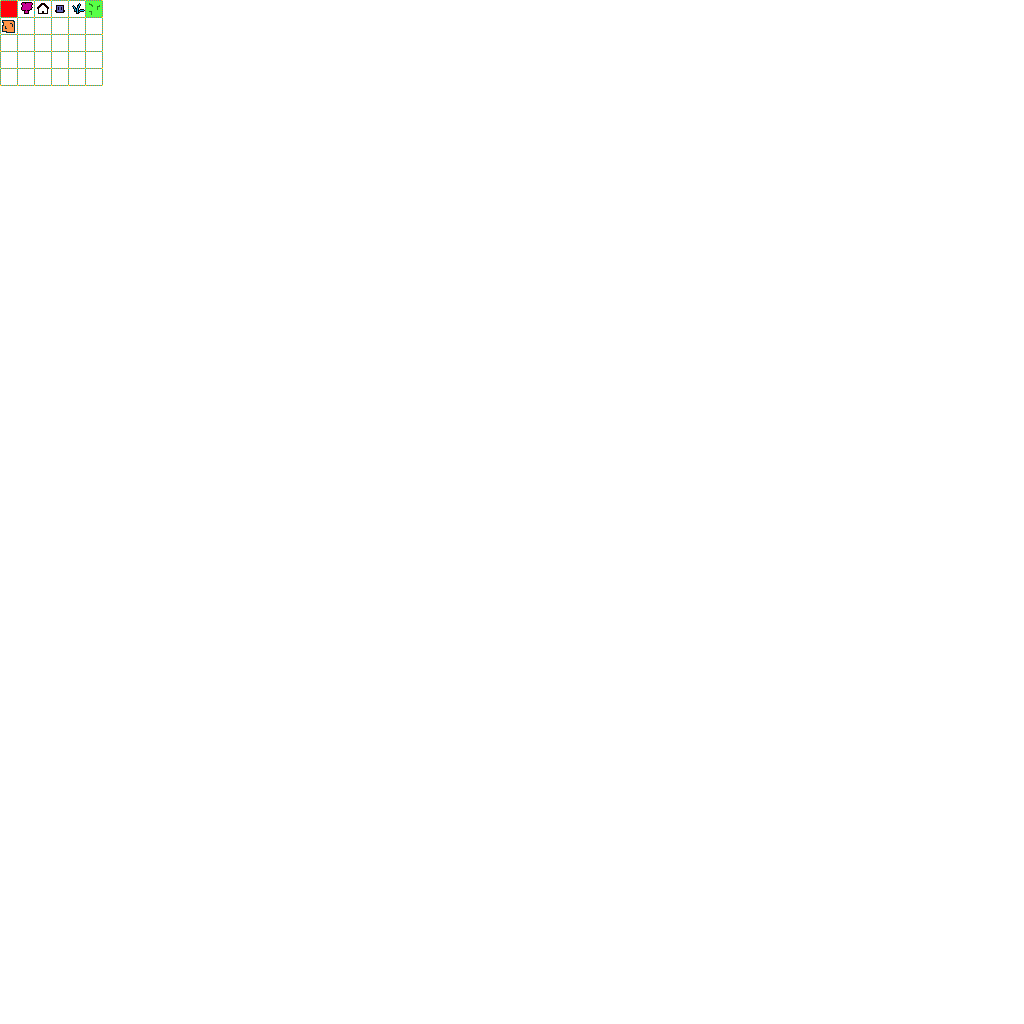
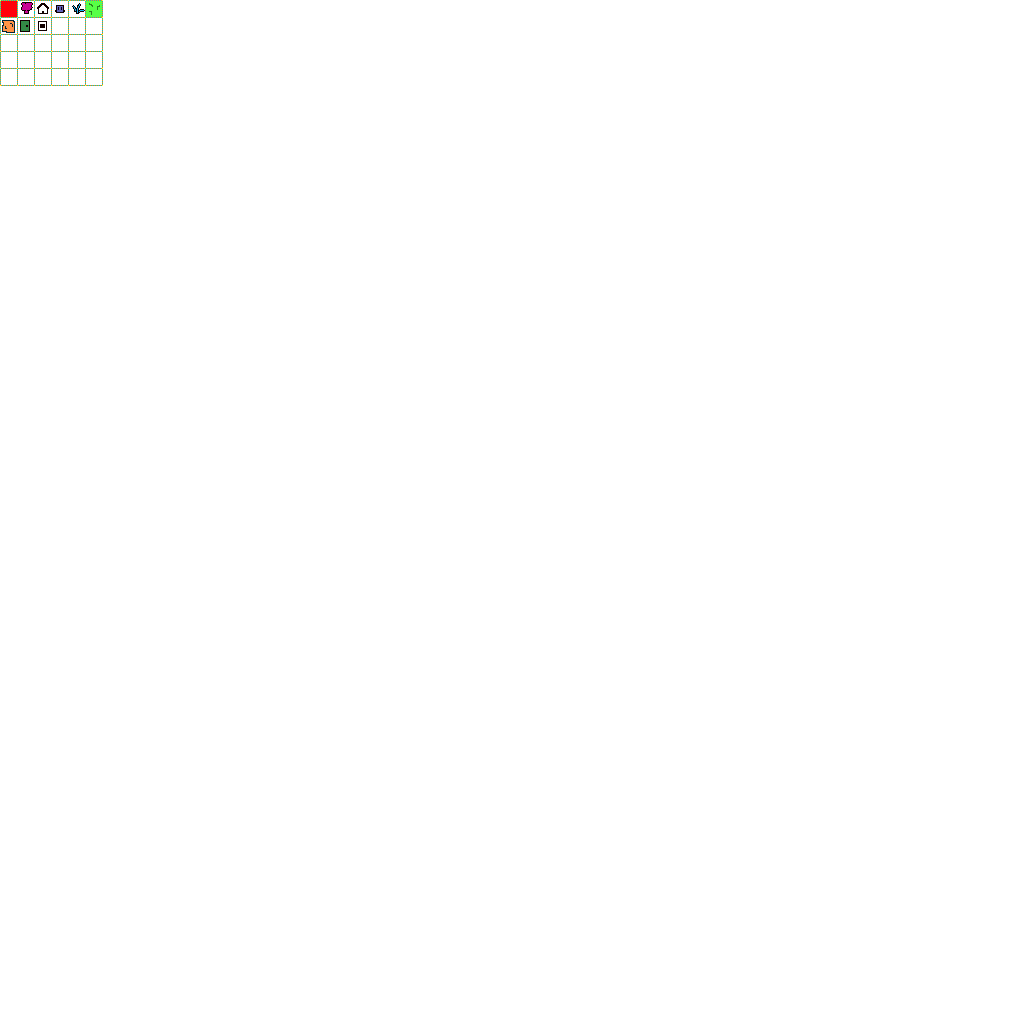
Layers edited between the first and the second 1024×1024 image:
painted on "Layer 1 Merged" over (x1=20, y1=20, x2=47, y2=32)
